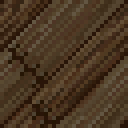
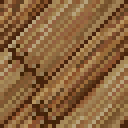
Before/after of a 128x128 layered artwork. What changed in the layer stack:
painted on "Layer 1" over (x1=0, y1=0, x2=128, y2=128)
painted on "Background" over (x1=0, y1=0, x2=128, y2=128)
